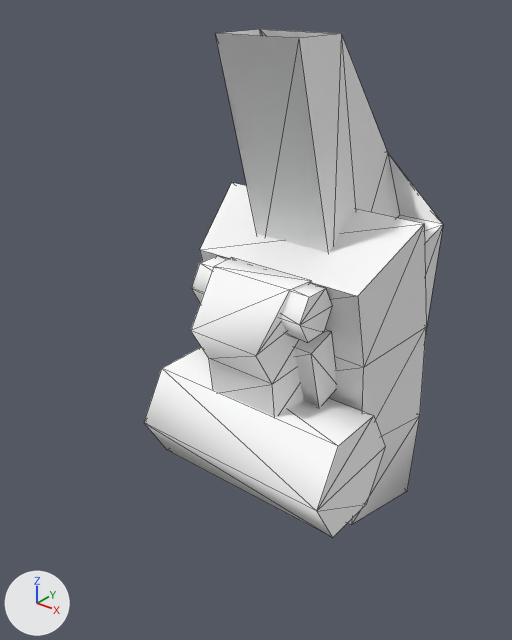
One commit to the OBJ model Assets/Art/Nova1492/GXConverted/Models/Characters/MobAndBoss/datan_common_king1-legs_614d4b0e.obj: the scene before it, then after it.
Camera for both pictures: a 50 mm lens placed at (1.102, -1.405, 1.252), pointed at (-0.07, 0.06, 0.344). The lights are fixed; the arrows at lower left show +X, +Y and +Z. The older version comes first. Mesh edges are drawn as thin lines. Where no turn or scale is listed for an object, it has been applied to the vertices.

The older version as bpy lines, for what is in view:
```python
me_datan_common_king1_legs_614d4b0e = bpy.data.meshes.new('datan_common_king1-legs_614d4b0e')
me_datan_common_king1_legs_614d4b0e.from_pydata(...)  # 92 vertices, 142 faces; spans x -0.33..0.33, y -0.18..0.714, z -0.271..1.128
me_datan_common_king1_legs_614d4b0e.materials.append(mat_datan_common_king1_legs_614d4b0e)  # its picture is missing
ob_datan_common_king1_legs_614d4b0e = bpy.data.objects.new('datan_common_king1-legs_614d4b0e', me_datan_common_king1_legs_614d4b0e)
ob_datan_common_king1_legs_614d4b0e.location = (0.0, 0.0, 0.0)
```
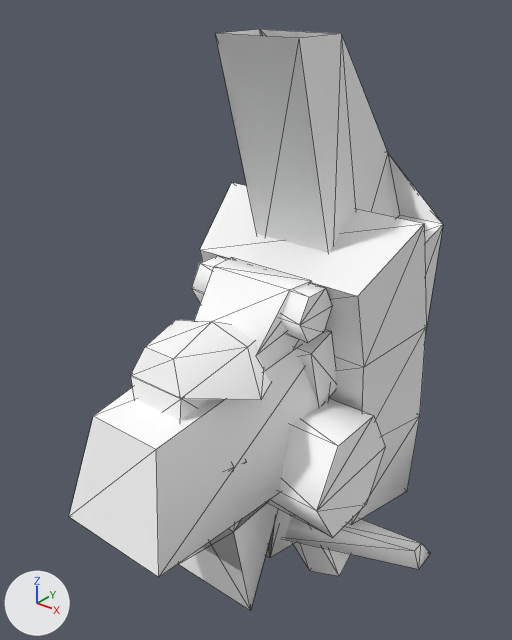
Boxes [x1, y1, x2, y2] around the edits, measured in the pictures (512 x 640 px):
'datan_common_king1-legs_614d4b0e_mesh00', added: after [69, 348, 330, 577]
'datan_common_king1-legs_614d4b0e_mesh02', added: after [130, 320, 271, 470]
'datan_common_king1-legs_614d4b0e_mesh09', added: after [179, 503, 296, 611]
'datan_common_king1-legs_614d4b0e_mesh05', added: after [179, 503, 431, 609]
'datan_common_king1-legs_614d4b0e_mesh03', added: after [292, 516, 351, 576]

Diff of the bpy script that builds the scene:
```diff
--- a/Assets/Art/Nova1492/GXConverted/Models/Characters/MobAndBoss/datan_common_king1-legs_614d4b0e.obj.py
+++ b/Assets/Art/Nova1492/GXConverted/Models/Characters/MobAndBoss/datan_common_king1-legs_614d4b0e.obj.py
@@ me_datan_common_king1_legs_614d4b0e_mesh09 @@
+me_datan_common_king1_legs_614d4b0e_mesh09.from_pydata(...)  # 28 vertices, 44 faces; spans x -0.457..0.148, y -0.238..0.305, z -0.428..0.037
+me_datan_common_king1_legs_614d4b0e_mesh09.materials.append(mat_datan_common_king1_legs_614d4b0e)  # its picture is missing
@@ me_datan_common_king1_legs_614d4b0e_mesh05 @@
+me_datan_common_king1_legs_614d4b0e_mesh05.from_pydata(...)  # 28 vertices, 44 faces; spans x -0.148..0.457, y -0.238..0.305, z -0.428..0.037
+me_datan_common_king1_legs_614d4b0e_mesh05.materials.append(mat_datan_common_king1_legs_614d4b0e)  # its picture is missing
@@ me_datan_common_king1_legs_614d4b0e_mesh03 @@
+me_datan_common_king1_legs_614d4b0e_mesh03.from_pydata(...)  # 24 vertices, 36 faces; spans x -0.121..0.207, y -0.123..0.275, z -0.617..0.093
+me_datan_common_king1_legs_614d4b0e_mesh03.materials.append(mat_datan_common_king1_legs_614d4b0e)  # its picture is missing
@@ me_datan_common_king1_legs_614d4b0e_mesh02 @@
+me_datan_common_king1_legs_614d4b0e_mesh02.from_pydata(...)  # 71 vertices, 94 faces; spans x -0.184..0.195, y -0.533..0.121, z -0.006..0.465
+me_datan_common_king1_legs_614d4b0e_mesh02.materials.append(mat_datan_common_king1_legs_614d4b0e)  # its picture is missing
@@ me_datan_common_king1_legs_614d4b0e_mesh00 @@
+me_datan_common_king1_legs_614d4b0e_mesh00.from_pydata(...)  # 16 vertices, 20 faces; spans x -0.219..0.219, y -0.592..0.36, z 0.0..0.37
+me_datan_common_king1_legs_614d4b0e_mesh00.materials.append(mat_datan_common_king1_legs_614d4b0e)  # its picture is missing
@@ ob_datan_common_king1_legs_614d4b0e_mesh09 @@
+ob_datan_common_king1_legs_614d4b0e_mesh09 = bpy.data.objects.new('datan_common_king1-legs_614d4b0e_mesh09', me_datan_common_king1_legs_614d4b0e_mesh09)
+ob_datan_common_king1_legs_614d4b0e_mesh09.location = (0.0, 0.0, 0.0)
@@ ob_datan_common_king1_legs_614d4b0e_mesh05 @@
+ob_datan_common_king1_legs_614d4b0e_mesh05 = bpy.data.objects.new('datan_common_king1-legs_614d4b0e_mesh05', me_datan_common_king1_legs_614d4b0e_mesh05)
+ob_datan_common_king1_legs_614d4b0e_mesh05.location = (0.0, 0.0, 0.0)
@@ ob_datan_common_king1_legs_614d4b0e_mesh03 @@
+ob_datan_common_king1_legs_614d4b0e_mesh03 = bpy.data.objects.new('datan_common_king1-legs_614d4b0e_mesh03', me_datan_common_king1_legs_614d4b0e_mesh03)
+ob_datan_common_king1_legs_614d4b0e_mesh03.location = (0.0, 0.0, 0.0)
@@ ob_datan_common_king1_legs_614d4b0e_mesh02 @@
+ob_datan_common_king1_legs_614d4b0e_mesh02 = bpy.data.objects.new('datan_common_king1-legs_614d4b0e_mesh02', me_datan_common_king1_legs_614d4b0e_mesh02)
+ob_datan_common_king1_legs_614d4b0e_mesh02.location = (0.0, 0.0, 0.0)
@@ ob_datan_common_king1_legs_614d4b0e_mesh00 @@
+ob_datan_common_king1_legs_614d4b0e_mesh00 = bpy.data.objects.new('datan_common_king1-legs_614d4b0e_mesh00', me_datan_common_king1_legs_614d4b0e_mesh00)
+ob_datan_common_king1_legs_614d4b0e_mesh00.location = (0.0, 0.0, 0.0)
```
